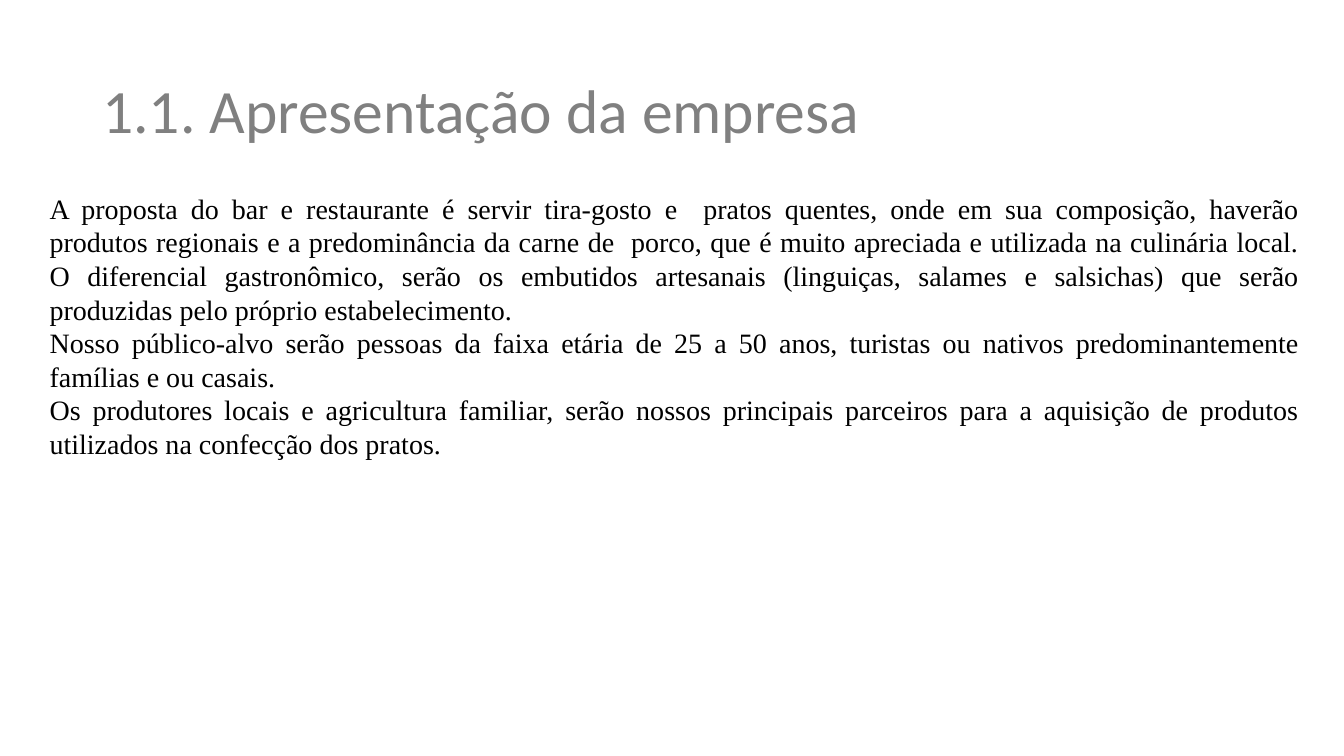
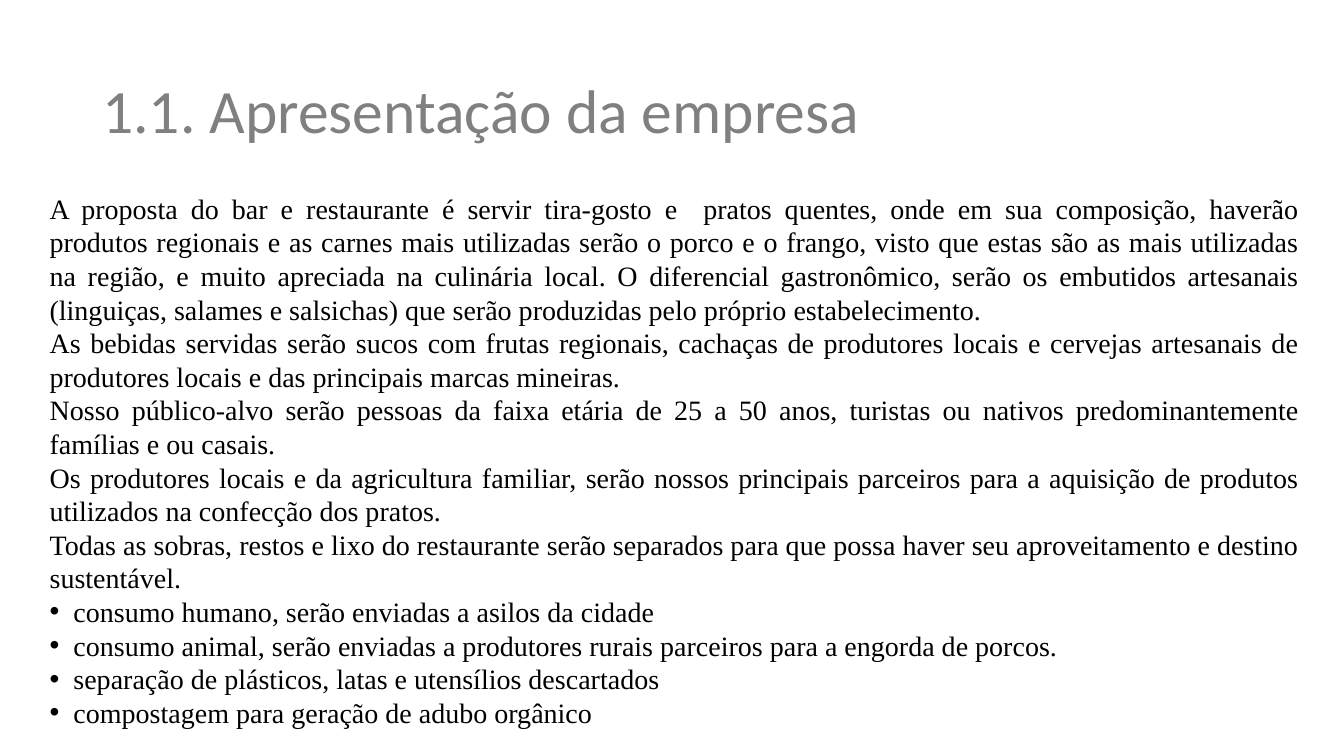
Before and after one commit to renatomarcio18081971/trabalhodeconclusao, a slide deck: slide 3 of plano-de-negocios-restaurante-tioto.pptx. Drawn at 1344x756 pixels with LibreOffice and Linux fonts; fonts in the diff are those of the drawing; background and template pictures are left out. Boxes give left, top, right and bottom in pixels: in the first picture for what was removed or moved away, otherwise in the second. Text is boxed around its words. In the diff, an @@ line names an element or a change of style, - is before the commit and + after.

```diff
--- a/plano-de-negocios-restaurante-tioto.pptx
+++ b/plano-de-negocios-restaurante-tioto.pptx
@@ text at (x1=50, y1=199, x2=1298, y2=392): text changed @@
-A proposta do bar e restaurante é servir tira-gosto e pratos quentes, onde em sua composição, haverão produtos regionais e a predominância da carne de porco, que é muito apreciada e utilizada na culinária local. O diferencial gastronômico, serão os embutidos artesanais (linguiças, salames e salsichas) que serão produzidas pelo próprio estabelecimento.
+A proposta do bar e restaurante é servir tira-gosto e pratos quentes, onde em sua composição, haverão produtos regionais e as carnes mais utilizadas serão o porco e o frango, visto que estas são as mais utilizadas na região, e muito apreciada na culinária local. O diferencial gastronômico, serão os embutidos artesanais (linguiças, salames e salsichas) que serão produzidas pelo próprio estabelecimento.
+As bebidas servidas serão sucos com frutas regionais, cachaças de produtores locais e cervejas artesanais de produtores locais e das principais marcas mineiras.
@@ text at (x1=50, y1=468, x2=1298, y2=728): text changed @@
-Os produtores locais e agricultura familiar, serão nossos principais parceiros para a aquisição de produtos utilizados na confecção dos pratos.
+Os produtores locais e da agricultura familiar, serão nossos principais parceiros para a aquisição de produtos utilizados na confecção dos pratos.
+Todas as sobras, restos e lixo do restaurante serão separados para que possa haver seu aproveitamento e destino sustentável.
+• consumo humano, serão enviadas a asilos da cidade
+• consumo animal, serão enviadas a produtores rurais parceiros para a engorda de porcos.
+• separação de plásticos, latas e utensílios descartados
+• compostagem para geração de adubo orgânico
```
Also in this commit, not shown: 1 other slide changed.
